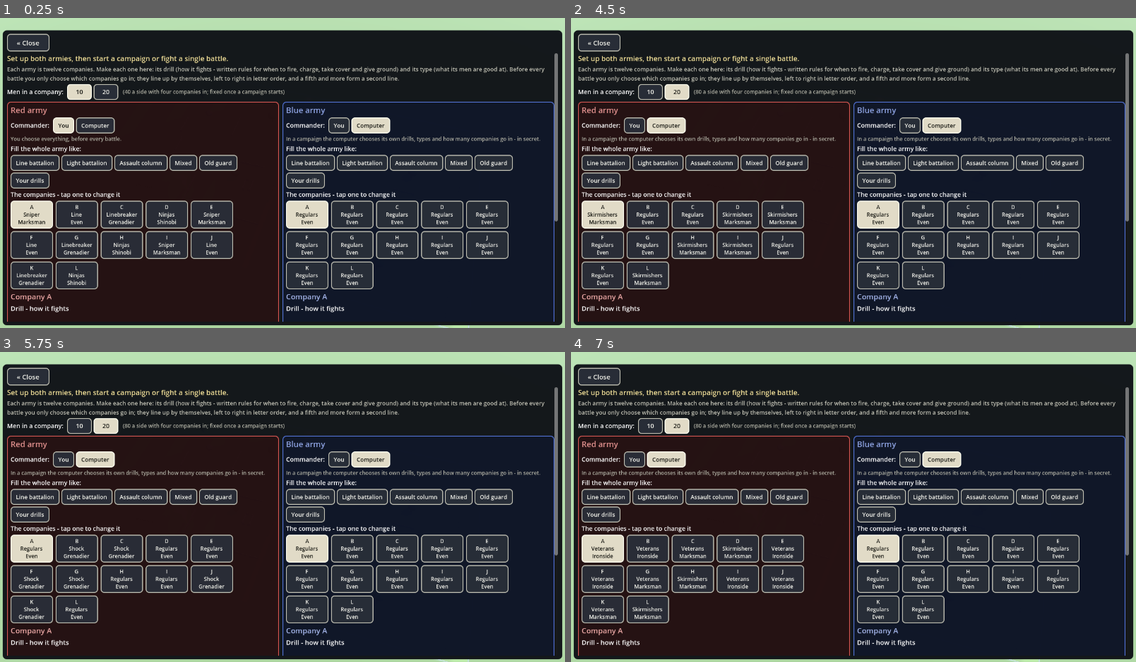
Above: before the commit, frames 1-4 (two rows, left to right).
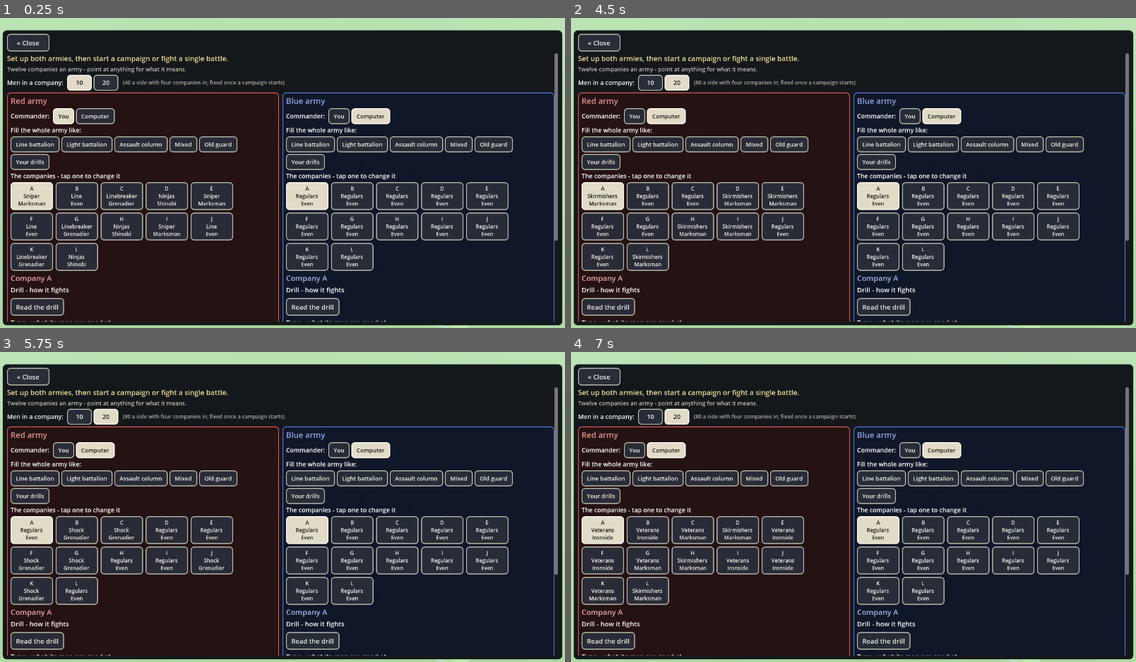
Above: after the commit, the same moments.

Repository: nathandunn/drillbook-bots
Game: Godot game, scene res://scenes/Main.tscn
Same seed, same stepped clock (60 frames per second), same inputs: the game is played once before the commit and once after it.
Inputs:
- Up to frame 1 (0.25 s): no input
- Up to frame 2 (4.5 s): click "10" at 0.5 s; click "20" at 1.25 s; click "You" at 2 s; click "Computer" at 2.75 s; click "Line battalion" at 3.5 s; click "Light battalion" at 4.25 s
- Up to frame 3 (5.75 s): click "Assault column" at 5 s
- Up to frame 4 (7 s): click "Mixed" at 5.75 s; click "Old guard" at 6.5 s

The runs differ from the first frame. In frame 1, 24% of the frame differs, in the area x 1-99%, y 15-98%; in frame 2, 24%; in frame 3, 24%; in frame 4, 24%.

Commit message:
Descriptions on hover: drill, type and skill help, commander notes, field descriptions, table legends - the pages are shorter, pointing at a heading tells you what it means
Co-Authored-By: Claude Opus 5.5 <noreply@anthropic.com>
Claude-Session: https://claude.ai/code/session_0151CJsskN2V3a8mXPF74qvd

Diff:
--- a/scripts/hud.gd
+++ b/scripts/hud.gd
@@ -435,7 +435,8 @@
 	_setup_note.visible = false
 	box.add_child(_setup_note)
 	var note := Label.new()
-	note.text = "Each army is twelve companies. Make each one here: its drill (how it fights - written rules for when to fire, charge, take cover and give ground) and its type (what its men are good at). Before every battle you only choose which companies go in; they line up by themselves, left to right in letter order, and a fifth and more form a second line."
+	note.text = "Twelve companies an army - point at anything for what it means."
+	_hover(note, "Each army is twelve companies. Make each one here: its drill (how it fights - written rules for when to fire, charge, take cover and give ground) and its type (what its men are good at). Before every battle you only choose which companies go in; they line up by themselves, left to right in letter order, and a fifth and more form a second line.")
 	note.autowrap_mode = TextServer.AUTOWRAP_WORD_SMART
 	note.add_theme_font_size_override("font_size", 13)
 	note.add_theme_color_override("font_color", Color(0.75, 0.75, 0.7))
@@ -574,7 +575,7 @@
 		var b := _chip("You" if who == "you" else "Computer", commanders[t] == who)
 		b.pressed.connect(func(): _set_commander(t, who); refresh_setup())
 		crow.add_child(b)
-	_small(vb, "In a campaign the computer chooses its own drills, types and how many companies go in - in secret." if commanders[t] == "computer" else "You choose everything, before every battle.")
+	_hover(cl, "In a campaign the computer chooses its own drills, types and how many companies go in - in secret." if commanders[t] == "computer" else "You choose everything, before every battle.")
 	var locked := _locked(t)
 	# quick fill
 	var fl := Label.new()
@@ -670,7 +671,7 @@
 		b.pressed.connect(func(): game.set_company(t, i, n, ""); _fill_roster(t); _fill_editor(t))
 		drow.add_child(b)
 	var d: Drill = Drill.named(String(a["drill"]))
-	_small(ed, d.about if d != null else "")
+	_hover(dl, "%s: %s" % [a["drill"], d.about if d != null else ""])
 	var read := _button("Read the drill")
 	read.size_flags_horizontal = Control.SIZE_SHRINK_BEGIN
 	read.pressed.connect(func(): show_drill_named(String(a["drill"]), t))
@@ -688,12 +689,7 @@
 		b.disabled = locked
 		b.pressed.connect(func(): game.set_company(t, i, "", n); _fill_roster(t); _fill_editor(t))
 		trow.add_child(b)
-	var th := Label.new()
-	th.add_theme_font_size_override("font_size", 12)
-	th.add_theme_color_override("font_color", Color(0.7, 0.7, 0.65))
-	th.autowrap_mode = TextServer.AUTOWRAP_WORD_SMART
-	ed.add_child(th)
-	_type_help[t] = th
+	_type_help[t] = tl   # the type's description and numbers show when pointed at
 	var ft := _chip("Fine-tune the type" + (" (hide)" if _finetune[t] else ""), _finetune[t])
 	ft.size_flags_horizontal = Control.SIZE_SHRINK_BEGIN
 	ft.pressed.connect(func(): _finetune[t] = not _finetune[t]; _fill_editor(t))
@@ -725,7 +721,7 @@
 			_type_val_labels[t][p] = v
 			var pp: String = p
 			s.value_changed.connect(func(val: float): _on_type_slider2(t, pp, val))
-			_small(ed, SoldierType.PROP_HELP[p])
+			_hover(l, SoldierType.PROP_HELP[p])
 	_update_type_bits(t)
 	# 3. the rest of the army
 	var cp := _button("Copy company %s to the whole army" % a["name"])
@@ -753,7 +749,8 @@
 	var ty: SoldierType = a["type_obj"]
 	var sk: float = ty.skill("accuracy")
 	if _type_help[t] != null and is_instance_valid(_type_help[t]):
-		_type_help[t].text = "%s. On the range he hits a man %d%% of the time at 100 m; reloads in %d s." % [
+		_hover(_type_help[t], "")
+		_type_help[t].tooltip_text = "%s. On the range he hits a man %d%% of the time at 100 m; reloads in %d s." % [
 			SoldierType.TYPE_HELP.get(String(a["type"]), "A build of your own"),
 			int(round(100.0 * Ballistics.p_range(sk, 100.0))), int(round(Soldier.RELOAD * 1.2 / (0.8 + 0.4 * sk)))]
 	_updating = true
@@ -870,13 +867,13 @@
 		var rno: int = int(game.campaign_round) + 1
 		var fno: int = int(game.campaign_field)
 		_pick_title.text = "Battle %d - field %d of %d, %s" % [rno, fno, front.size(), front[fno - 1]]
-		_small(_pick_box, _round_text)
-		_small(_pick_box, "%s  (It is on the map behind this panel.)" % Field.LAYOUT_HELP.get(front[fno - 1], ""))
+		var rl := _small(_pick_box, _round_text + "  (point here for the field)")
+		_hover(rl, "%s: %s  (It is on the map behind this panel.)" % [front[fno - 1], Field.LAYOUT_HELP.get(front[fno - 1], "")])
 		var fb: Dictionary = game._fall_back
 		if not fb.is_empty():
 			var side: String = MatchManager.TEAM_NAMES[int(fb["side"])]
 			_section(_pick_box, "%s may fall back and choose its ground" % side)
-			_small(_pick_box, "Every field given up is the enemy's, and losing on %s's last field loses the war." % side)
+			_hover(_pick_box.get_child(_pick_box.get_child_count() - 1), "Every field given up is the enemy's, and losing on %s's last field loses the war." % side)
 			var fr := HFlowContainer.new()
 			_pick_box.add_child(fr)
 			var order := range(int(fb["lo"]), int(fb["hi"]) + 1)
@@ -900,6 +897,7 @@
 			frow.add_child(fb2)
 			_field_chips[fname] = fb2
 		_field_help = _small(_pick_box, "")
+		_field_help.visible = false   # each field's description shows on its button
 		mark_field(game.field.layout_name)
 	for t in 2:
 		var ar: Array = game.armies[t]
@@ -1426,6 +1424,8 @@
 		fl.add_theme_color_override("font_color", Color(0.85, 0.85, 0.8))
 		results_box.add_child(fl)
 		_next_help = fl
+		fl.visible = false
+		_hover(_next_head, "%s  (It is on the map now.)" % Field.LAYOUT_HELP.get(sm["next_field"], ""))
 	_section(results_box, "The battles so far")
 	var g5 := GridContainer.new()
 	g5.columns = 4
@@ -1722,7 +1722,7 @@
 ## Company by company: who went in, what they shot, what they hit, what it cost.
 func unit_table(parent: Control, title: String, rows: Array, show_battles := false) -> void:
 	_section(parent, title)
-	_small(parent, "Men = men who went in%s. Hit %% = shots that struck someone. Bayonet = thrusts (how many landed). K/D = kills for each man lost." % (" (over all the battles)" if show_battles else ""))
+	_hover(parent.get_child(parent.get_child_count() - 1), "Men = men who went in%s. Hit %% = shots that struck someone. Bayonet = thrusts (how many landed). K/D = kills for each man lost." % (" (over all the battles)" if show_battles else ""))
 	var g := _book_grid(parent, "Company")
 	for u in rows:
 		var col: Color = MatchManager.TEAM_COLORS[int(u["team"])].lightened(0.45)
@@ -1786,3 +1786,14 @@
 		return
 	var e := int(manager.elapsed)
 	_sim_label.text = "Simulating the battle...\n%d:%02d of the fight\n%d Red and %d Blue still standing" % [e / 60, e % 60, manager.alive_count(0), manager.alive_count(1)]
+
+
+## A description that shows when the pointer rests on it, rather than taking room on the page.
+func _hover(n: Node, text: String) -> void:
+	var c := n as Control
+	if c == null:
+		return
+	c.mouse_filter = Control.MOUSE_FILTER_PASS
+	c.mouse_default_cursor_shape = Control.CURSOR_HELP
+	if text != "":
+		c.tooltip_text = text
